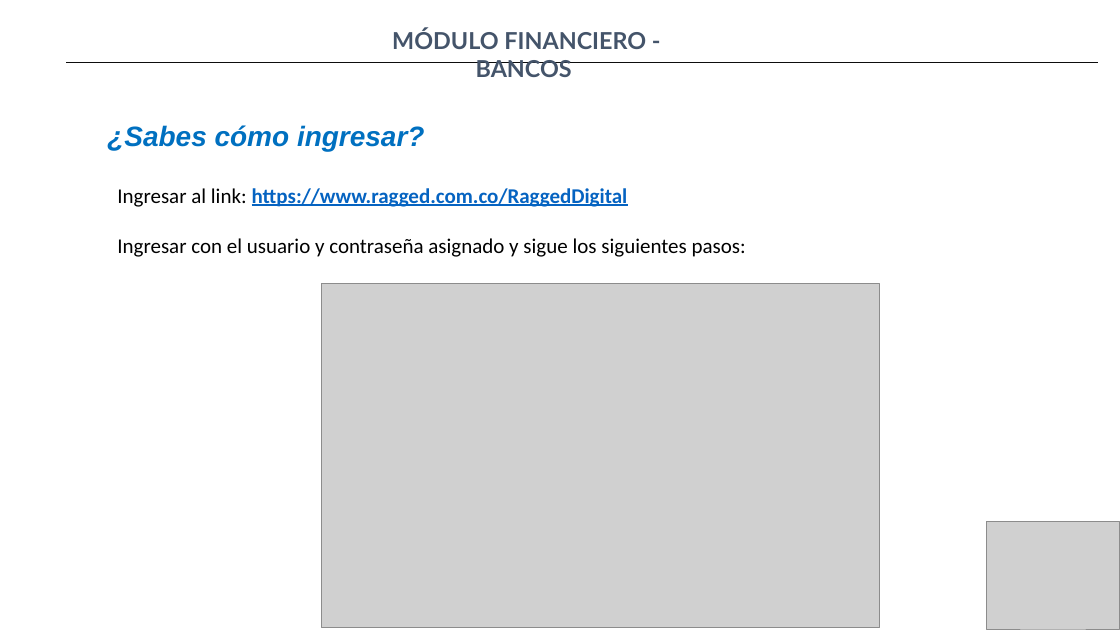
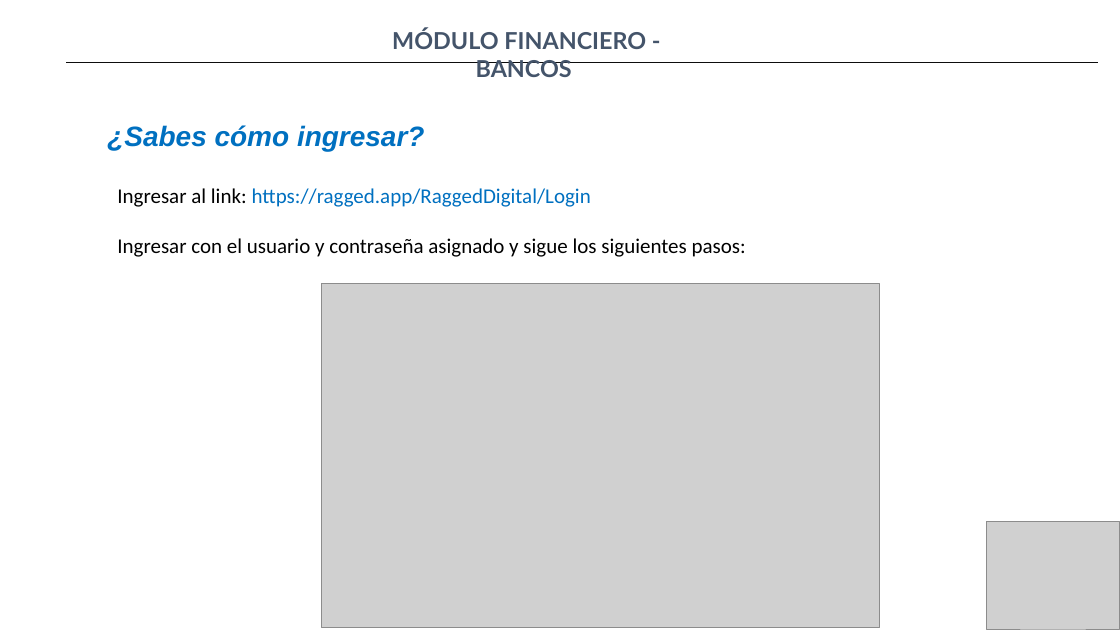
Before and after one commit to analista1Ragged/raggedDigital-React, a slide deck: slide 3 of public/presentaciones/MANUAL DE USABILIDAD RAGGED DIGITAL.pptx. Drawn at 1120x630 pixels with LibreOffice and Linux fonts; fonts in the diff are those of the drawing; grey boxes stand for pictures; background and template pictures are left out. Boxes give left, top, right and bottom in pixels: in the first picture for what was removed or moved away, otherwise in the second. Text is boxed around its words. In the diff, an @@ line names an element or a change of style, - is before the commit and + after.

```diff
--- a/public/presentaciones/MANUAL DE USABILIDAD RAGGED DIGITAL.pptx
+++ b/public/presentaciones/MANUAL DE USABILIDAD RAGGED DIGITAL.pptx
@@ text at <box>117,188,591,207</box>: text changed; text colour #0563C1 to #0070C0; bold off @@
-Ingresar al link: https://www.ragged.com.co/RaggedDigital
+Ingresar al link: https://ragged.app/RaggedDigital/Login
```
Also in this commit, not shown: 7 other files.
